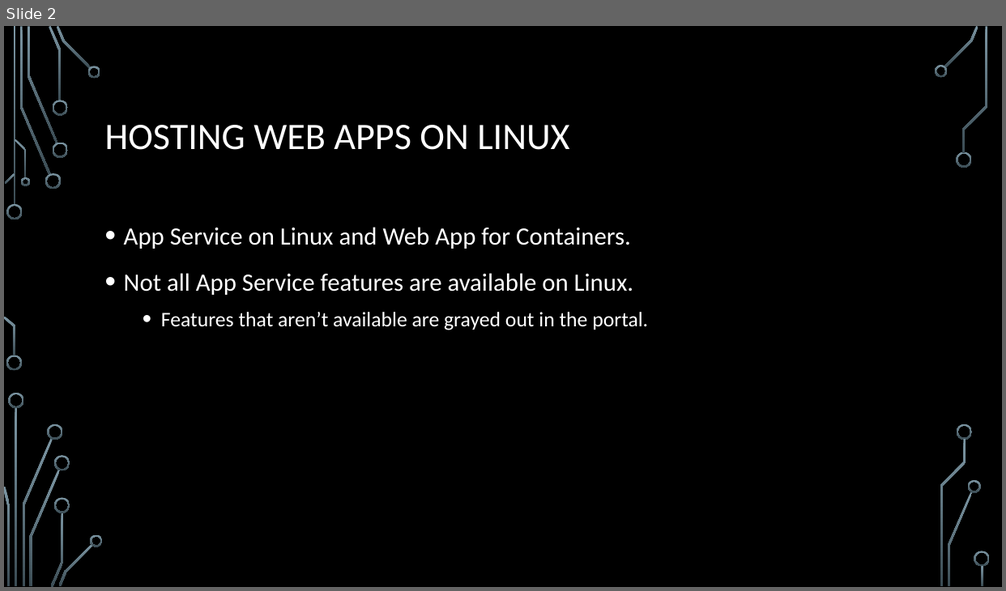
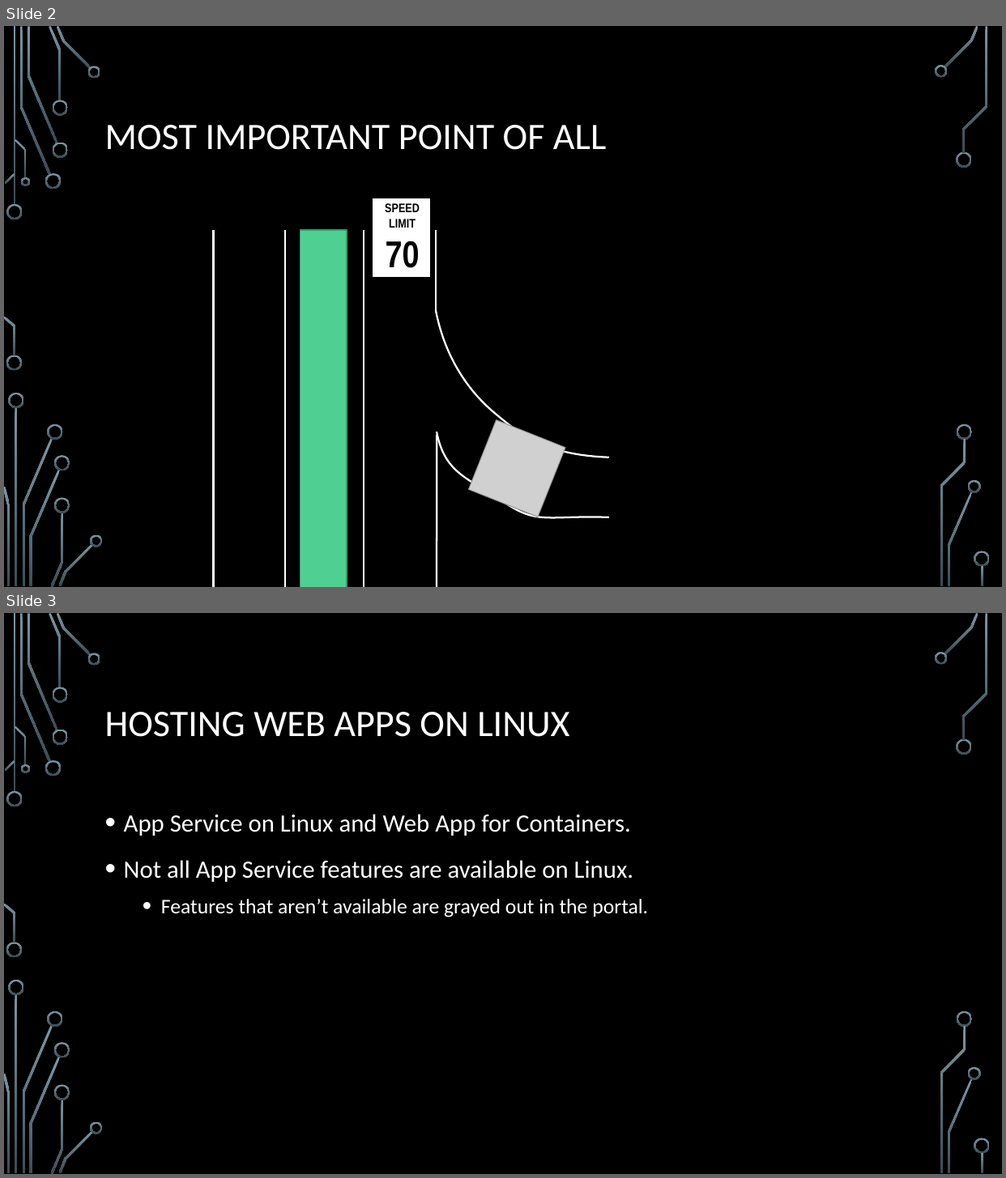
Before and after one commit to jamesche75/Linux-Boot-Camp, a slide deck: Modules/Module 5 - Linux and App Service/Module 5 - Linux and App Service.pptx. Shown one above the other, each under a label of ours: slide 2 before the commit, slides 2 and 3 after it. The pictures are 1006x591 and 1006x1178 pixels, drawn with LibreOffice and Linux fonts; fonts in the diff are those of the drawing; grey boxes stand for pictures; background and template pictures are left out. Boxes give left, top, right and bottom in pixels: in the first picture for what was removed or moved away, otherwise in the second. Text is boxed around its words. In the diff, an @@ line names an element or a change of style, - is before the commit and + after.

```diff
--- a/Modules/Module 5 - Linux and App Service/Module 5 - Linux and App Service.pptx
+++ b/Modules/Module 5 - Linux and App Service/Module 5 - Linux and App Service.pptx
@@ slide 2 added at [4,26,1002,587], background picture (left out); not listed: 36 template elements that a slide beside it also shows @@
@@ title added at [105,125,607,150], 36 pt, text #FFFFFF @@
+MOST IMPORTANT POINT OF ALL
@@ rectangle added at [373,198,432,278], fill #FFFFFF, outline #000000 1.25 pt @@
@@ text added at [385,203,420,268], 12 pt, text #000000, bold @@
+SPEED
+LIMIT
+70
@@ line added from (214, 230) to (214, 587), #FFFFFF 1.75 pt @@
@@ line added from (286, 230) to (286, 587), #FFFFFF 1.75 pt @@
@@ rectangle added at [300,230,347,587], fill #4FD093, outline #3A9A6D 1.25 pt @@
@@ line added from (364, 230) to (364, 587), #FFFFFF 1.75 pt @@
@@ line added from (436, 230) to (436, 310), #FFFFFF 1.75 pt @@
@@ freeform shape added at [436,310,609,458], outline #FFFFFF 1.75 pt @@
@@ freeform shape added at [437,432,609,518], outline #FFFFFF 1.75 pt @@
@@ line added from (437, 435) to (437, 587), #FFFFFF 1.75 pt @@
@@ picture added at [469,420,566,518] @@
@@ what was slide 2 is now slide 3 @@
```
Also in this commit, not shown: 1 slide changed, 1 other file.
